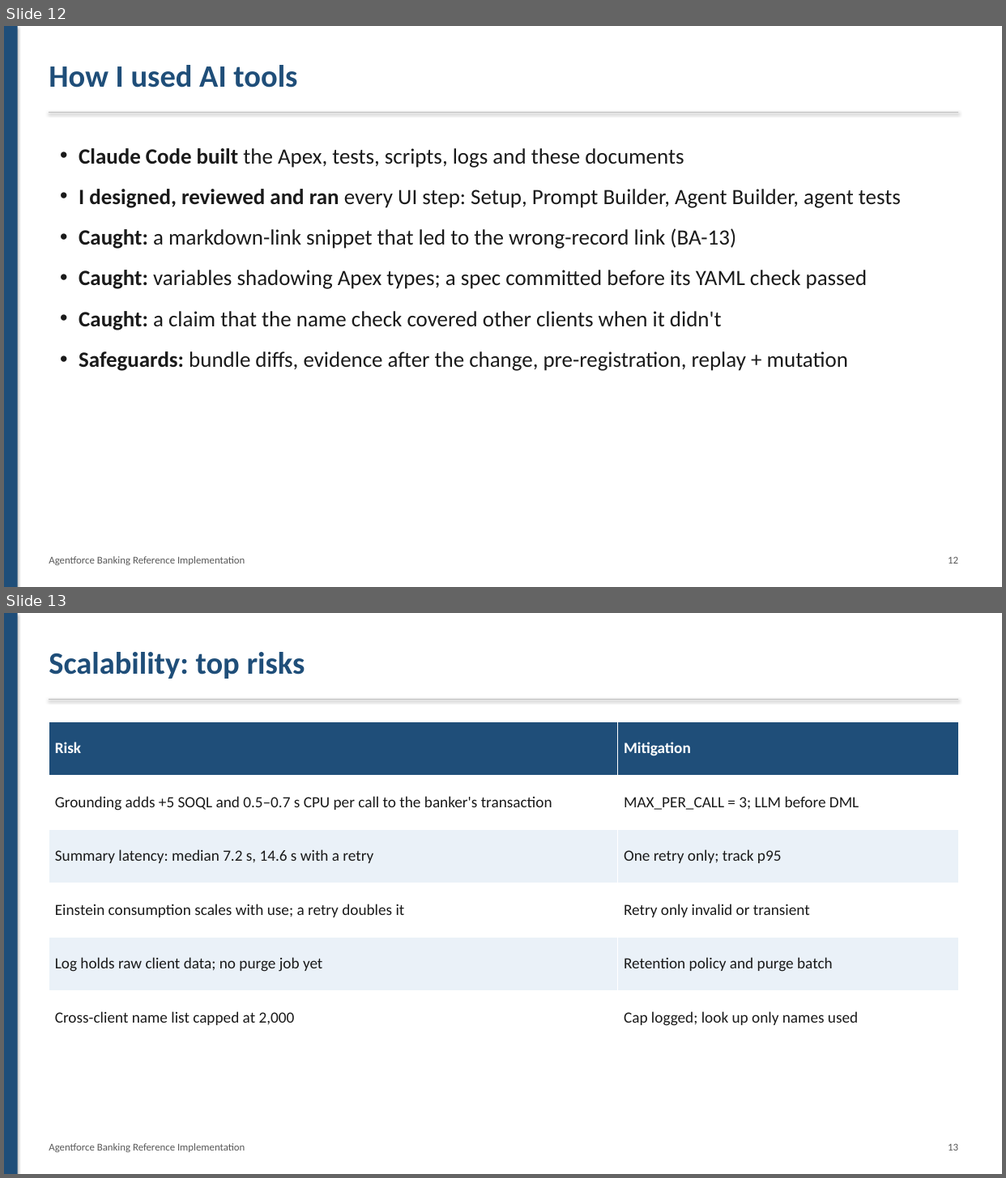
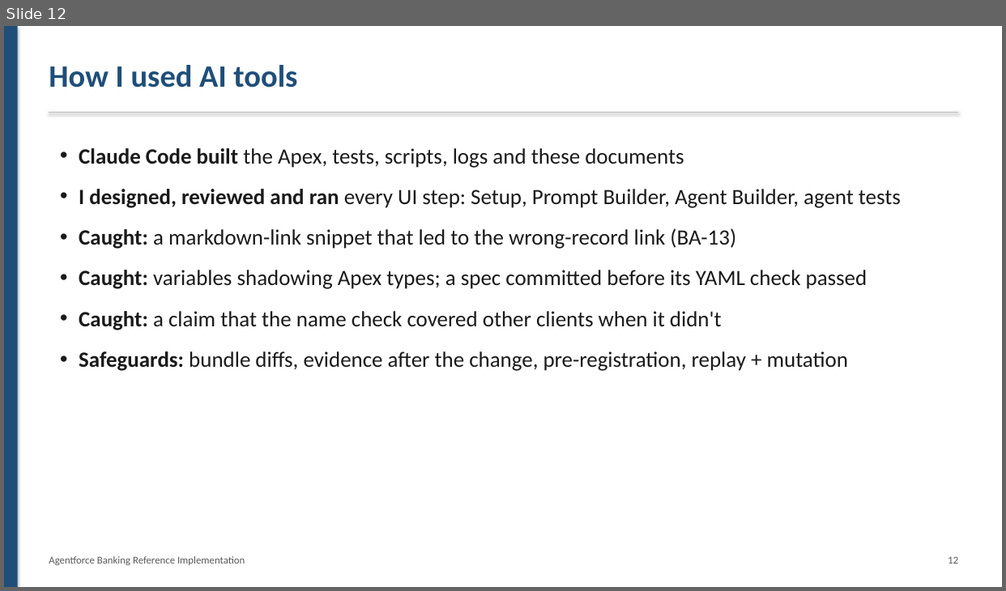
Before and after one commit to monibrahman/agentforce-banking-reference, a slide deck: docs/Panel_Overview.pptx. Shown one above the other, each under a label of ours: slides 12 and 13 before the commit, slide 12 after it. The pictures are 1006x1178 and 1006x591 pixels, drawn with LibreOffice and Linux fonts; fonts in the diff are those of the drawing. Boxes give left, top, right and bottom in pixels: in the first picture for what was removed or moved away, otherwise in the second. Text is boxed around its words. In the diff, an @@ line names an element or a change of style, - is before the commit and + after.

```diff
--- a/docs/Panel_Overview.pptx
+++ b/docs/Panel_Overview.pptx
@@ slide 13 removed at (4,613,1002,1174), background #FFFFFF @@
@@ rectangle removed at (4,613,18,1174) @@
@@ text removed at (49,652,305,679) @@
-Scalability: top risks
@@ line removed from (49, 699) to (958, 699) @@
@@ table removed at (49,722,958,1045), 6 rows, 2 columns @@
-Risk | Mitigation
-Grounding adds +5 SOQL and 0.5–0.7 s CPU per call to the banker's transaction | MAX_PER_CALL = 3; LLM before DML
-Summary latency: median 7.2 s, 14.6 s with a retry | One retry only; track p95
-Einstein consumption scales with use; a retry doubles it | Retry only invalid or transient
-Log holds raw client data; no purge job yet | Retention policy and purge batch
-Cross-client name list capped at 2,000 | Cap logged; look up only names used
@@ text removed at (49,1144,245,1152) @@
-Agentforce Banking Reference Implementation
@@ text removed at (948,1144,958,1151) @@
-13
```
Also in this commit, not shown: 1 slide added, 1 other file.
